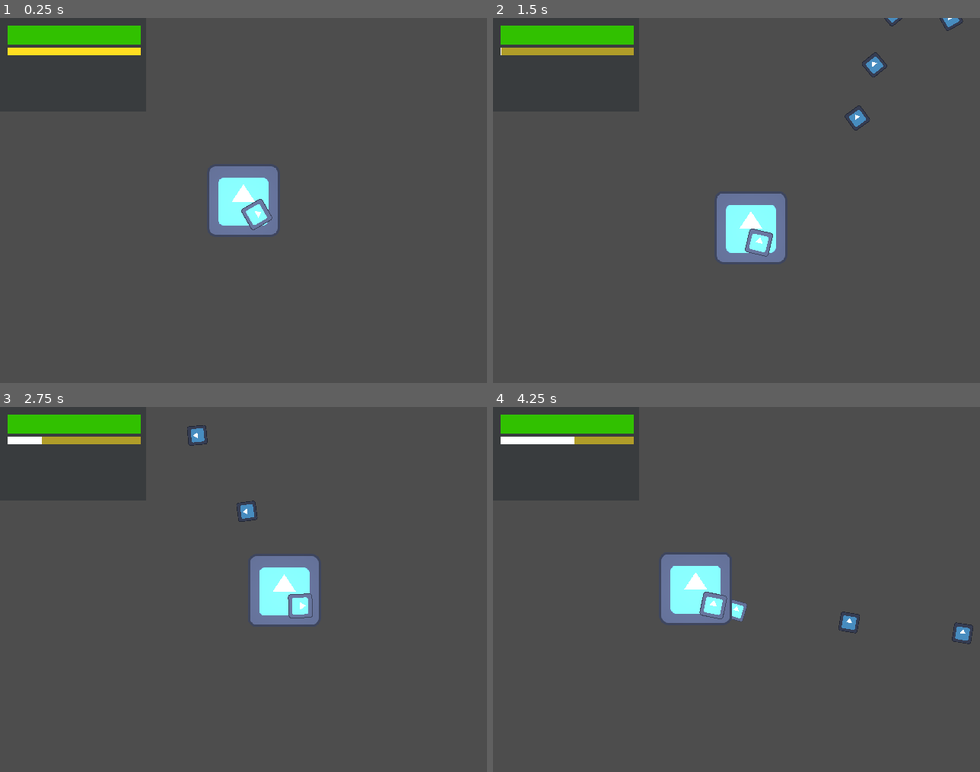
Above: before the commit, frames 1-4 (two rows, left to right).
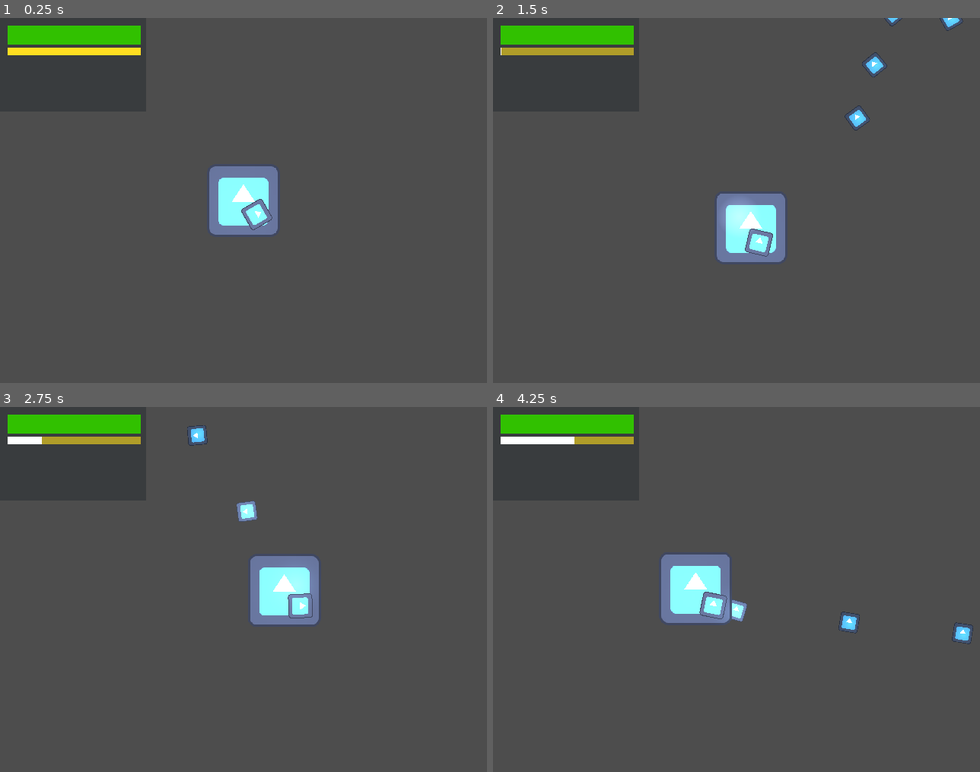
Above: after the commit, the same moments.

Repository: kevinfiddick/kill-switch
Game: Godot game, scene res://scenes/Main.tscn
Two runs of this game, one before a commit and one after it. Both use one fixed random seed, a clock stepped at 60 frames per second and the inputs below. The engine's default icon, where the game draws it, is replaced by a stand-in: a white triangle on a blue panel in a dark square.
Inputs (mouse positions are in pixels of both pictures, inside the frame that each line leads up to):
- Up to frame 1 (0.25 s): no input
- Up to frame 2 (1.5 s): tap Enter at 0.5 s; move the mouse to (843, 182) at 0.52 s; press the mouse at (843, 182) at 0.53 s; hold D (right) 0.53-1.28 s; move the mouse to (639, 218) at 1.27 s; release the mouse at (639, 218) at 1.28 s; hold Down (down) from 1.28 s (still down); right-click (639, 218) at 1.35 s
- Up to frame 3 (2.75 s): move the mouse to (292, 509) at 2.02 s; release Down (down) at 2.03 s; press the mouse at (292, 509) at 2.03 s; hold D (right) from 2.03 s (still down)
- Up to frame 4 (4.25 s): move the mouse to (712, 662) at 2.77 s; release D (right) at 2.78 s; release the mouse at (712, 662) at 2.78 s; hold Up (up) 2.78-3.53 s; right-click (712, 662) at 2.85 s; move the mouse to (882, 644) at 3.52 s; press the mouse at (882, 644) at 3.53 s; hold Left (left) from 3.53 s (still down)

The runs differ from the first frame. In frame 2, 0.7% of the frame differs, in the area x 47-97%, y 0-59%; in frame 3, 0.4%; in frame 4, 0.5%.

Commit message:
Add lighting to primary and grenade projectiles

Diff:
--- a/scenes/Player.tscn
+++ b/scenes/Player.tscn
@@ -1,23 +1,14 @@
-[gd_scene load_steps=9 format=3 uid="uid://c2160l6nbot3u"]
+[gd_scene load_steps=8 format=3 uid="uid://c2160l6nbot3u"]
 
 [ext_resource type="Script" path="res://scripts/Player.gd" id="1_6ykmx"]
 [ext_resource type="Texture2D" uid="uid://bo7xm7gmyj48p" path="res://icon.svg" id="2_m53a3"]
 [ext_resource type="PackedScene" uid="uid://ducuap6fxn2su" path="res://scenes/weapons/primary/PrimaryWeapon.tscn" id="3_xwcbc"]
 [ext_resource type="PackedScene" uid="uid://dhee5osoh26s3" path="res://scenes/weapons/grenade/GrenadeController.tscn" id="4_r2l2v"]
 [ext_resource type="PackedScene" uid="uid://cg2j6hgvxv842" path="res://scenes/HUD.tscn" id="5_urac5"]
+[ext_resource type="Texture2D" uid="uid://dg3p4mql38kox" path="res://GradientLighting.tres" id="6_du2i2"]
 
 [sub_resource type="CircleShape2D" id="CircleShape2D_yq888"]
 radius = 100.0
-
-[sub_resource type="Gradient" id="Gradient_r6pnm"]
-offsets = PackedFloat32Array(0, 0.746753, 1)
-colors = PackedColorArray(1, 1, 1, 1, 1, 1, 1, 0.843137, 1, 1, 1, 0)
-
-[sub_resource type="GradientTexture2D" id="GradientTexture2D_0t6mu"]
-gradient = SubResource("Gradient_r6pnm")
-fill = 1
-fill_from = Vector2(0.490826, 0.518349)
-fill_to = Vector2(0.779817, 0.261468)
 
 [node name="Player" type="CharacterBody2D"]
 z_index = 1
@@ -45,7 +36,7 @@
 one_shot = true
 
 [node name="PointLight2D" type="PointLight2D" parent="."]
-scale = Vector2(8.4375, 8.0625)
-texture = SubResource("GradientTexture2D_0t6mu")
+scale = Vector2(15, 15)
+texture = ExtResource("6_du2i2")
 
 [connection signal="grenade_thrown" from="GrenadeController" to="HUD" method="_on_grenade_controller_grenade_thrown"]
--- a/scenes/weapons/grenade/GrenadeProjectile.tscn
+++ b/scenes/weapons/grenade/GrenadeProjectile.tscn
@@ -1,7 +1,16 @@
-[gd_scene load_steps=3 format=3 uid="uid://bm4q6vcpqdgdo"]
+[gd_scene load_steps=5 format=3 uid="uid://bm4q6vcpqdgdo"]
 
 [ext_resource type="Script" path="res://scripts/weapons/grenade/GrenadeProjectile.gd" id="1_xdhrd"]
 [ext_resource type="Texture2D" uid="uid://bo7xm7gmyj48p" path="res://icon.svg" id="2_3tvef"]
+
+[sub_resource type="Gradient" id="Gradient_lxara"]
+colors = PackedColorArray(0.733333, 0.733333, 0.4, 1, 1, 1, 1, 0)
+
+[sub_resource type="GradientTexture2D" id="GradientTexture2D_7ifre"]
+gradient = SubResource("Gradient_lxara")
+fill = 1
+fill_from = Vector2(0.504587, 0.513761)
+fill_to = Vector2(0.807339, 0.169725)
 
 [node name="GrenadeProjectile" type="Node2D"]
 script = ExtResource("1_xdhrd")
@@ -9,3 +18,6 @@
 [node name="Sprite2D" type="Sprite2D" parent="."]
 scale = Vector2(0.25, 0.25)
 texture = ExtResource("2_3tvef")
+
+[node name="PointLight2D" type="PointLight2D" parent="."]
+texture = SubResource("GradientTexture2D_7ifre")
--- a/scenes/weapons/grenade/GrenadeShrapnel.tscn
+++ b/scenes/weapons/grenade/GrenadeShrapnel.tscn
@@ -1,7 +1,16 @@
-[gd_scene load_steps=3 format=3 uid="uid://ci5hcs8ndfpeb"]
+[gd_scene load_steps=5 format=3 uid="uid://ci5hcs8ndfpeb"]
 
 [ext_resource type="Script" path="res://scripts/weapons/grenade/GrenadeShrapnel.gd" id="1_x1wcg"]
 [ext_resource type="Texture2D" uid="uid://bo7xm7gmyj48p" path="res://icon.svg" id="2_daia5"]
+
+[sub_resource type="Gradient" id="Gradient_2iad5"]
+colors = PackedColorArray(1, 1, 1, 0.458824, 1, 1, 1, 0)
+
+[sub_resource type="GradientTexture2D" id="GradientTexture2D_rly8c"]
+gradient = SubResource("Gradient_2iad5")
+fill = 1
+fill_from = Vector2(0.5, 0.5)
+fill_to = Vector2(0.958716, 0.5)
 
 [node name="Grenade Shrapnel" type="Node2D"]
 script = ExtResource("1_x1wcg")
@@ -9,3 +18,7 @@
 [node name="Sprite2D" type="Sprite2D" parent="."]
 scale = Vector2(0.1, 0.1)
 texture = ExtResource("2_daia5")
+
+[node name="PointLight2D" type="PointLight2D" parent="."]
+scale = Vector2(0.5, 0.5)
+texture = SubResource("GradientTexture2D_rly8c")
--- a/scenes/weapons/primary/PrimaryProjectile.tscn
+++ b/scenes/weapons/primary/PrimaryProjectile.tscn
@@ -1,10 +1,19 @@
-[gd_scene load_steps=4 format=3 uid="uid://cqcpv4iu1qjbh"]
+[gd_scene load_steps=6 format=3 uid="uid://cqcpv4iu1qjbh"]
 
 [ext_resource type="Script" path="res://scripts/weapons/primary/PrimaryProjectile.gd" id="1_s5y8m"]
 [ext_resource type="Texture2D" uid="uid://bo7xm7gmyj48p" path="res://icon.svg" id="2_di1im"]
 
 [sub_resource type="CircleShape2D" id="CircleShape2D_c1eko"]
 radius = 12.0
+
+[sub_resource type="Gradient" id="Gradient_4ucpr"]
+colors = PackedColorArray(0.67451, 1, 1, 0.635294, 0, 0, 0, 0)
+
+[sub_resource type="GradientTexture2D" id="GradientTexture2D_7ohxa"]
+gradient = SubResource("Gradient_4ucpr")
+fill = 1
+fill_from = Vector2(0.513761, 0.513761)
+fill_to = Vector2(0.761468, 0.275229)
 
 [node name="PrimaryProjectile" type="Node2D"]
 script = ExtResource("1_s5y8m")
@@ -19,4 +28,8 @@
 [node name="CollisionShape2D" type="CollisionShape2D" parent="Area2D"]
 shape = SubResource("CircleShape2D_c1eko")
 
+[node name="PointLight2D" type="PointLight2D" parent="."]
+scale = Vector2(2, 2)
+texture = SubResource("GradientTexture2D_7ohxa")
+
 [connection signal="body_entered" from="Area2D" to="." method="_on_area_2d_body_entered"]
